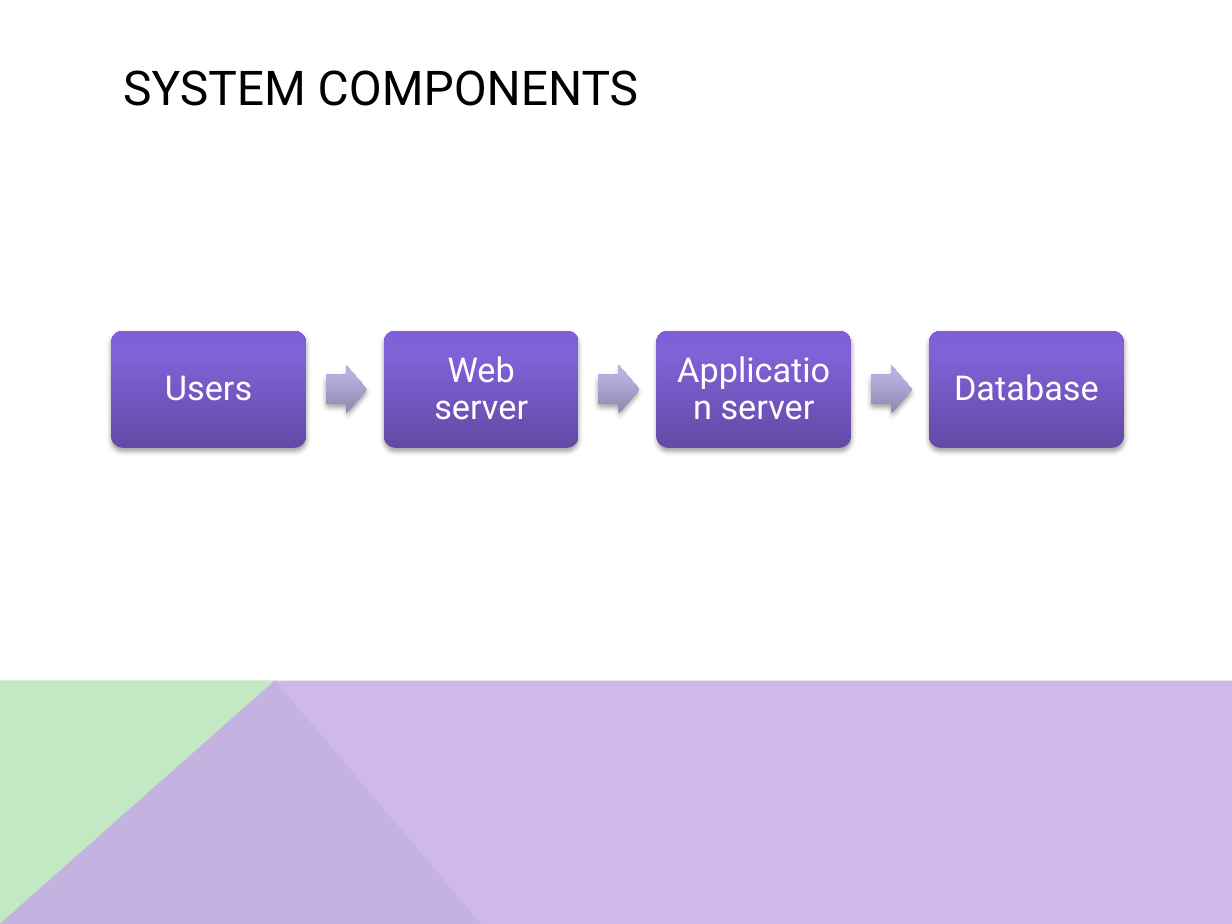
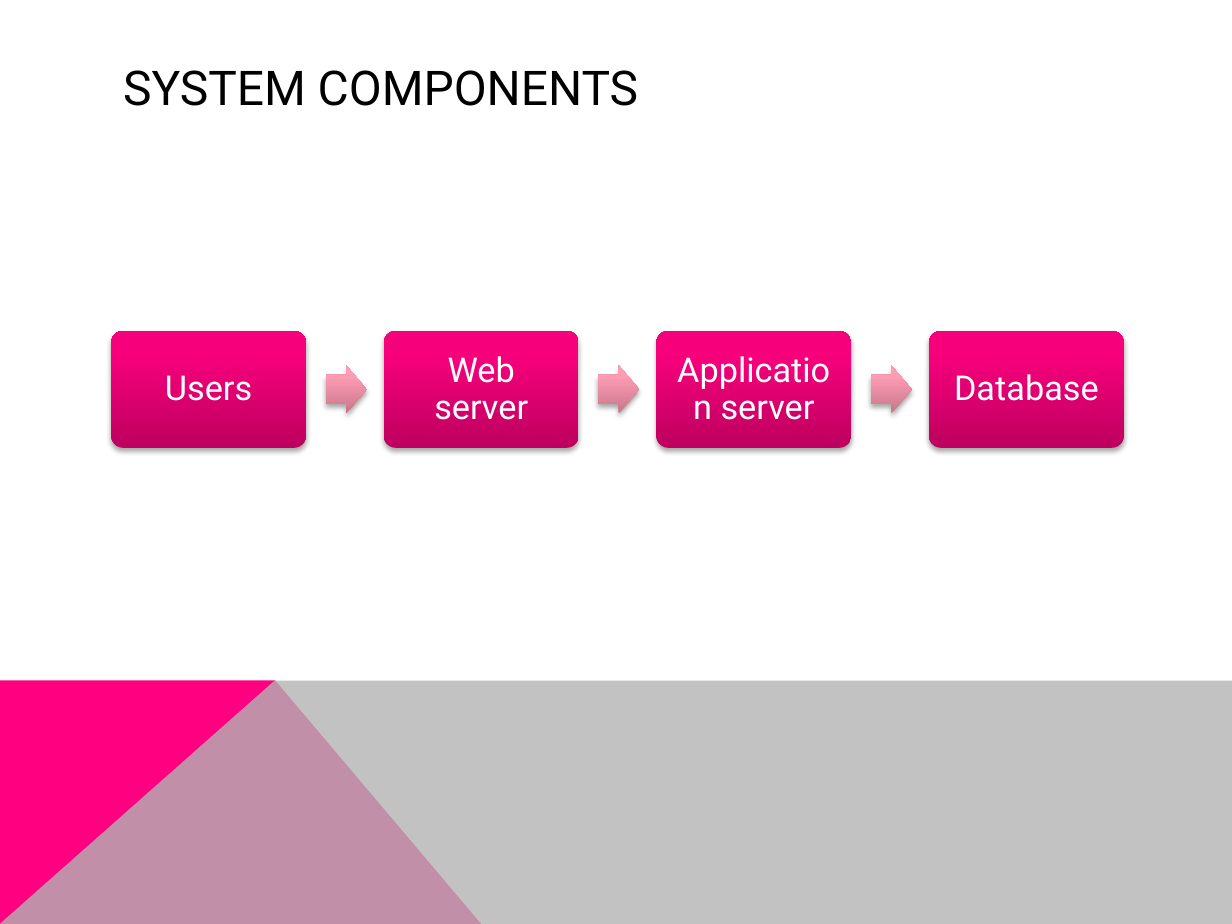
Before and after one commit to simonkrenger/ch.bfh.bti7081.s2013.pink, a slide deck: slide 10 of Project Pink/doc/task01/Presentation - CS Task 1.pptx (slide 12 before the commit). Drawn at 1232x924 pixels with LibreOffice and Linux fonts; fonts in the diff are those of the drawing. Boxes give left, top, right and bottom in pixels: in the first picture for what was removed or moved away, otherwise in the second. Text is boxed around its words. In the diff, an @@ line names an element or a change of style, - is before the commit and + after.

Commit message:
Updated presentation (colors approved by Fränzi, removed some slides)

```diff
--- a/Project Pink/doc/task01/Presentation - CS Task 1.pptx
+++ b/Project Pink/doc/task01/Presentation - CS Task 1.pptx
@@ fill gradient #644BA6 to #8162D7 to #8160DA to gradient #BE0060 to #F7007C to #F8007D in 4 elements at (x1=111, y1=331, x2=306, y2=448), (x1=384, y1=331, x2=579, y2=448), (x1=657, y1=331, x2=851, y2=448), (x1=929, y1=331, x2=1124, y2=448) @@
@@ fill gradient #9088AF to #BBB0E3 to #BCB0E5 to gradient #C8768B to #FF9EB6 to #FFA0B8 in 3 elements at (x1=325, y1=366, x2=367, y2=414), (x1=598, y1=366, x2=639, y2=414), (x1=871, y1=366, x2=913, y2=414) @@
@@ freeform shape at (x1=0, y1=680, x2=482, y2=924): fill #C2E8C4 to #FF0080 @@
@@ freeform shape at (x1=0, y1=680, x2=1232, y2=924): fill #C5A6E8 at 80% opacity to #B3B3B3 at 80% opacity @@
```
Also in this commit, not shown: 9 other slides changed, 3 slides removed.
